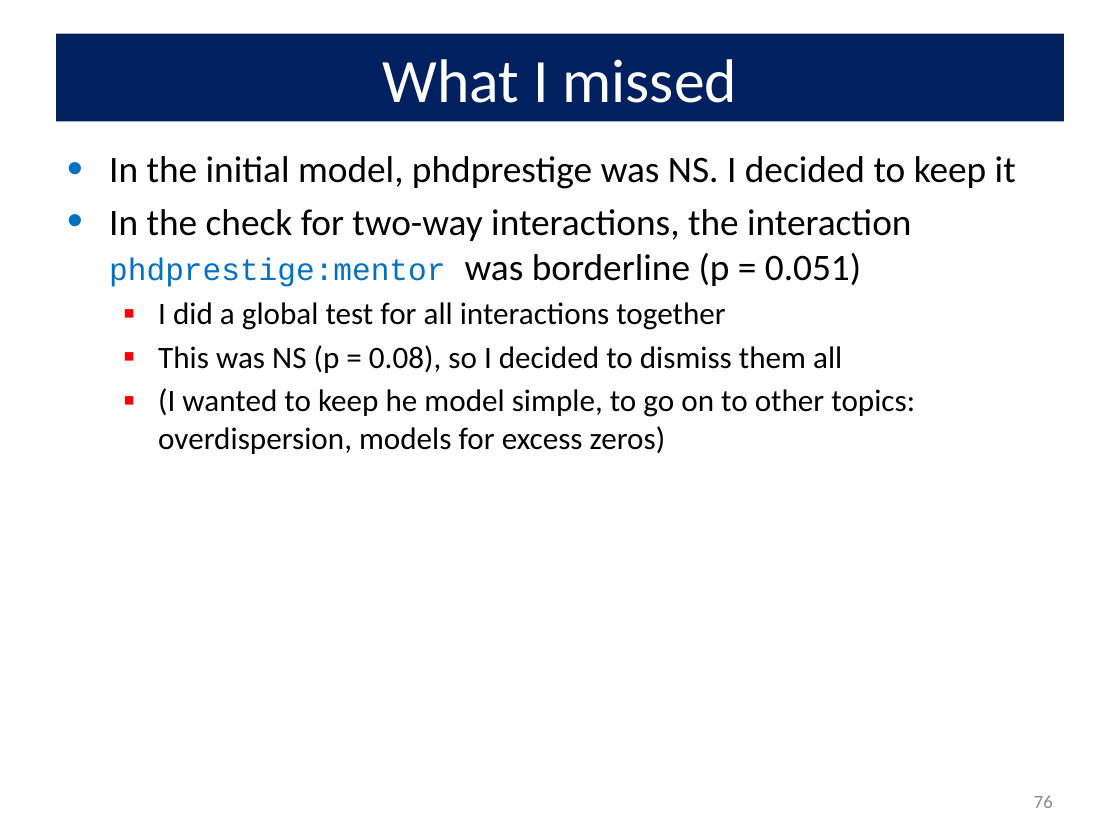
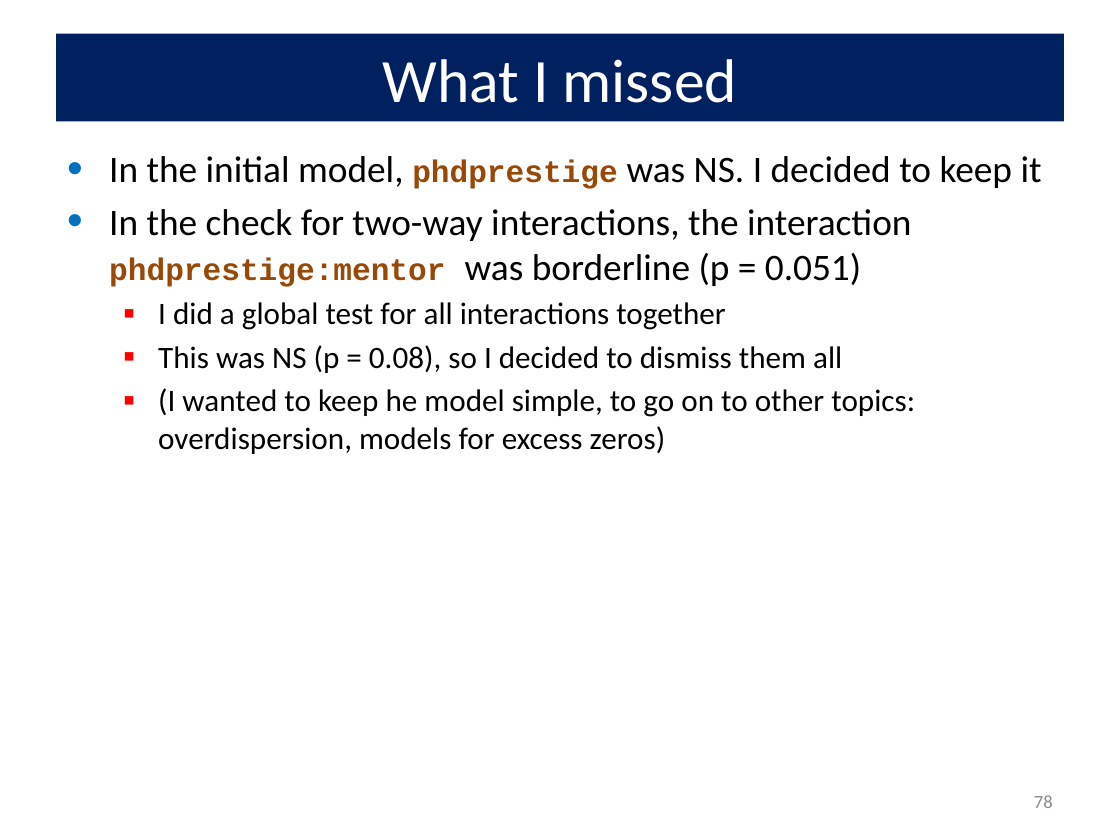
Before and after one commit to friendly/psy6136, a slide deck: slide 78 of docs/lectures/09-CountData.pptx (slide 76 before the commit). Drawn at 1120x840 pixels with LibreOffice and Linux fonts; fonts in the diff are those of the drawing. Boxes give left, top, right and bottom in pixels: in the first picture for what was removed or moved away, otherwise in the second. Text is boxed around its words. In the diff, an @@ line names an element or a change of style, - is before the commit and + after.

```diff
--- a/docs/lectures/09-CountData.pptx
+++ b/docs/lectures/09-CountData.pptx
@@ text at [109, 156, 1042, 287]: size 24 to 20 pt, font Calibri to Courier New, text colour #000000 to #984807 in "phdprestige"; bold on in "phdprestige", "phdprestige:mentor"; text colour #0070C0 to #984807 in "phdprestige:mentor" @@
@@ page number at [1034, 795, 1053, 808]: text changed @@
-76
+78
```
Also in this commit, not shown: 9 other slides changed, 2 slides added, 10 other files.
